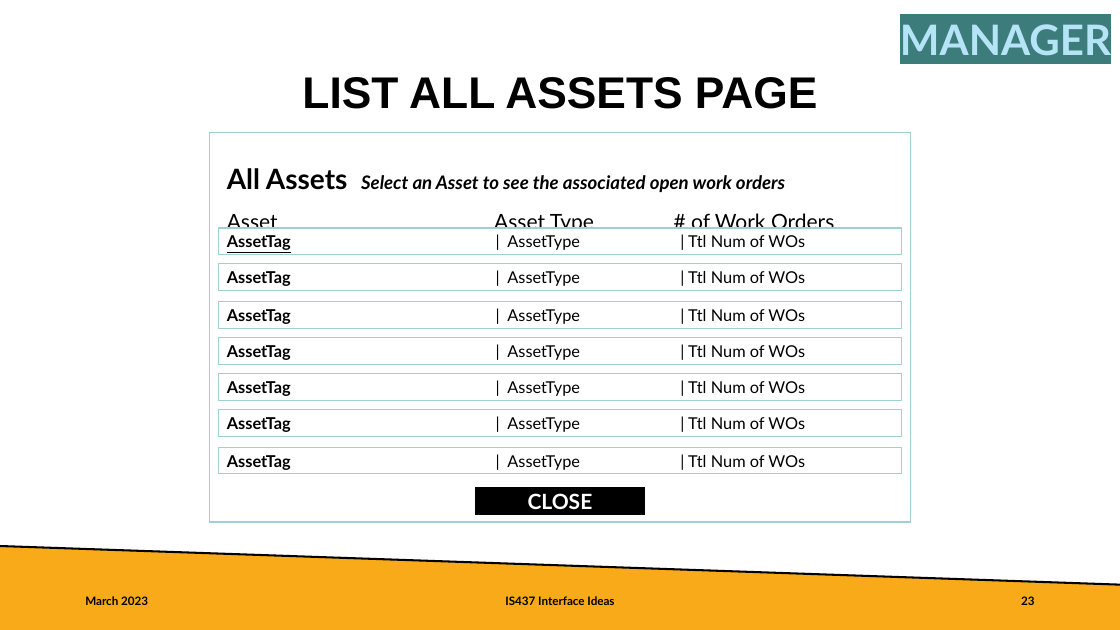
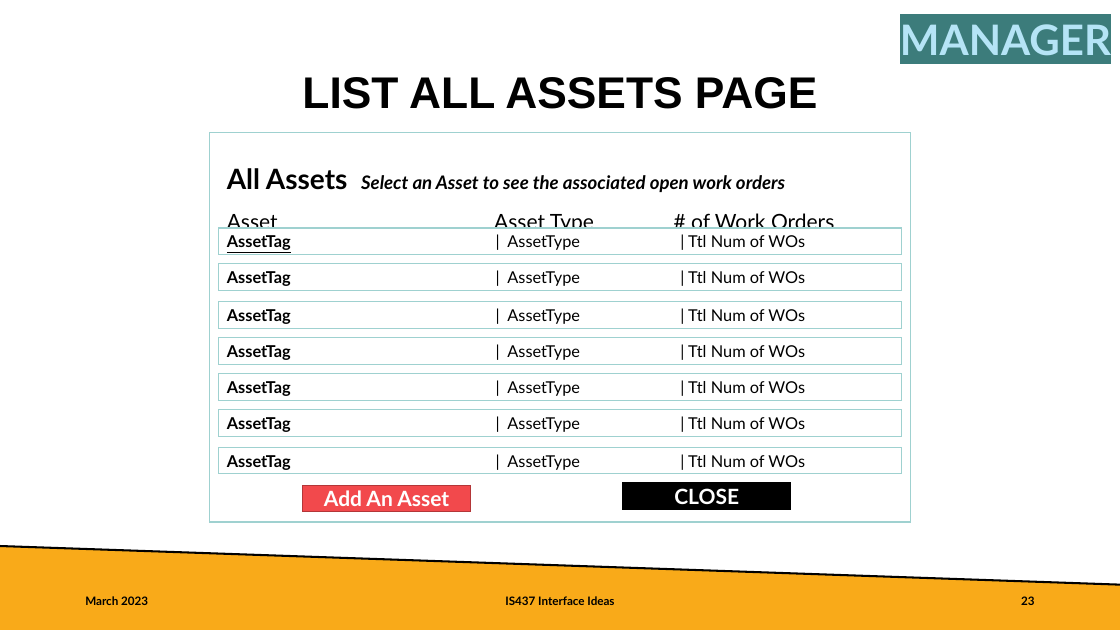
Before and after one commit to KSiva199/Website437, a slide deck: slide 23 of IS437FPInterfaceIdeas.pptx. Drawn at 1120x630 pixels with LibreOffice and Linux fonts; fonts in the diff are those of the drawing. Boxes give left, top, right and bottom in pixels: in the first picture for what was removed or moved away, otherwise in the second. Text is boxed around its words. In the diff, an @@ line names an element or a change of style, - is before the commit and + after.

```diff
--- a/IS437FPInterfaceIdeas.pptx
+++ b/IS437FPInterfaceIdeas.pptx
@@ rectangle added at bbox=[302, 486, 471, 513], fill #F2494C, outline #B33638 1 pt, 18 pt, text #FFFFFF, bold @@
+Add An Asset
@@ rectangle "CLOSE": place and size @@
-rectangle "CLOSE" at bbox=[476, 487, 644, 514]
+rectangle "CLOSE" at bbox=[623, 483, 791, 510]
```
Also in this commit, not shown: 1 other slide changed, 1 slide added.
